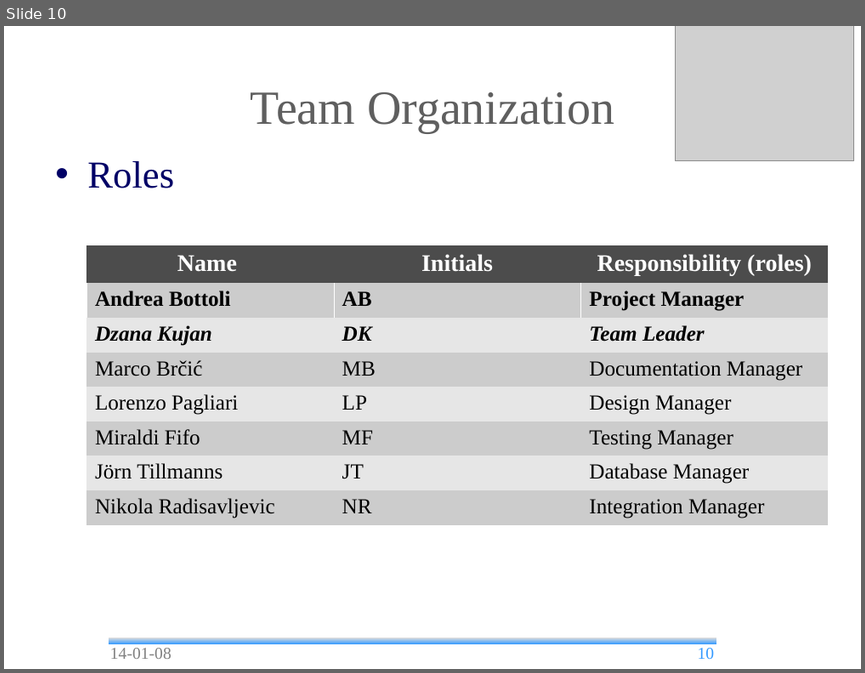
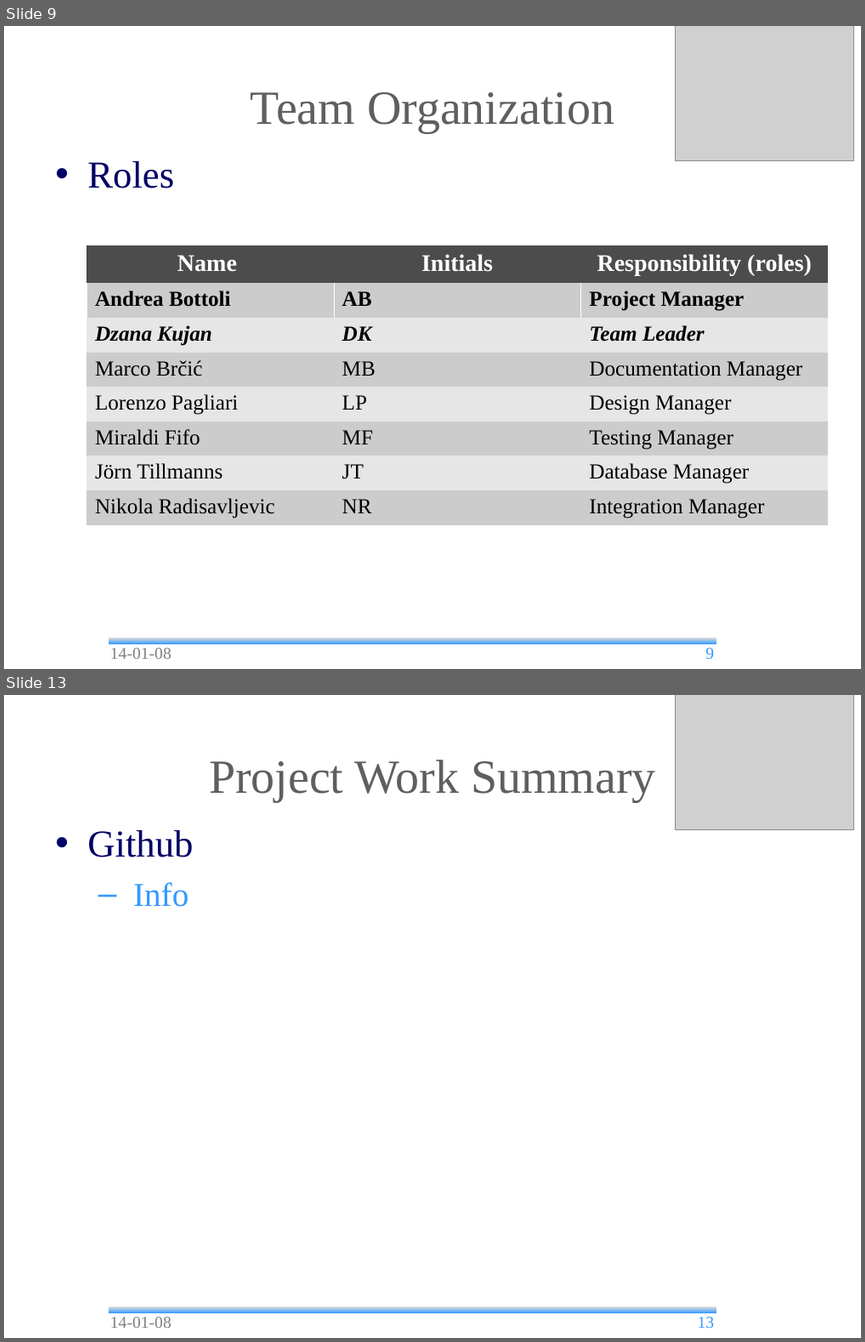
Before and after one commit to andrea-bottoli/DSD, a slide deck: Documentation/Presentations/Final_Presentation.odp. Shown one above the other, each under a label of ours: slide 10 before the commit, slides 9 and 13 after it; the slides between them are not shown. The pictures are 865x673 and 865x1342 pixels, drawn with LibreOffice and Linux fonts; fonts in the diff are those of the drawing; grey boxes stand for pictures; background and template pictures are left out. Boxes give left, top, right and bottom in pixels: in the first picture for what was removed or moved away, otherwise in the second. Text is boxed around its words. In the diff, an @@ line names an element or a change of style, - is before the commit and + after.

```diff
--- a/Documentation/Presentations/Final_Presentation.odp
+++ b/Documentation/Presentations/Final_Presentation.odp
@@ slide 13 added at [4,695,861,1338], background #FFFFFF; not listed: 1 template element that a slide beside it also shows @@
@@ picture added at [675,695,853,829] @@
@@ title added at [209,760,656,802], 40 pt, text #5F5F5F @@
+Project Work Summary
@@ text added at [87,830,193,907], 32 pt, text #000066 @@
+• Github
+  – Info
@@ text added at [110,1316,171,1327], 14 pt, text #808080 @@
+14-01-08
@@ page number added at [698,1316,715,1327], 14 pt, text #3399FF @@
+13
@@ what was slide 10 is now slide 9 @@
@@ page number at [705,647,714,658]: text changed @@
-10
+9
```
Also in this commit, not shown: 2 slides changed, 19 other slides added, 1 other file.
